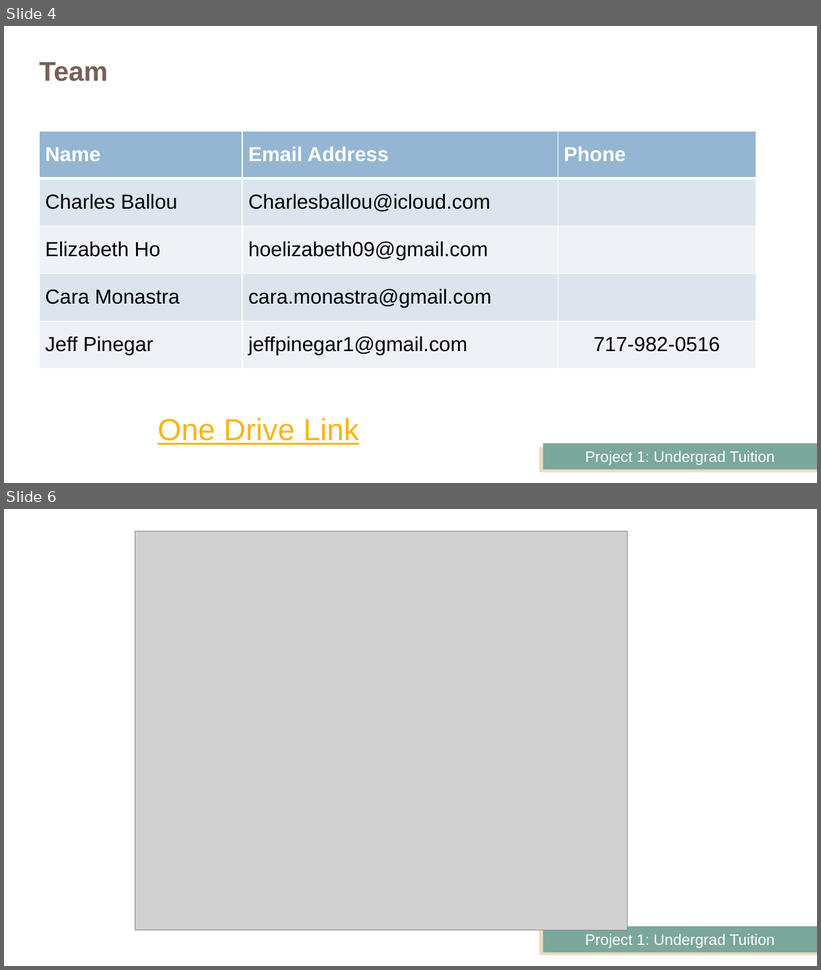
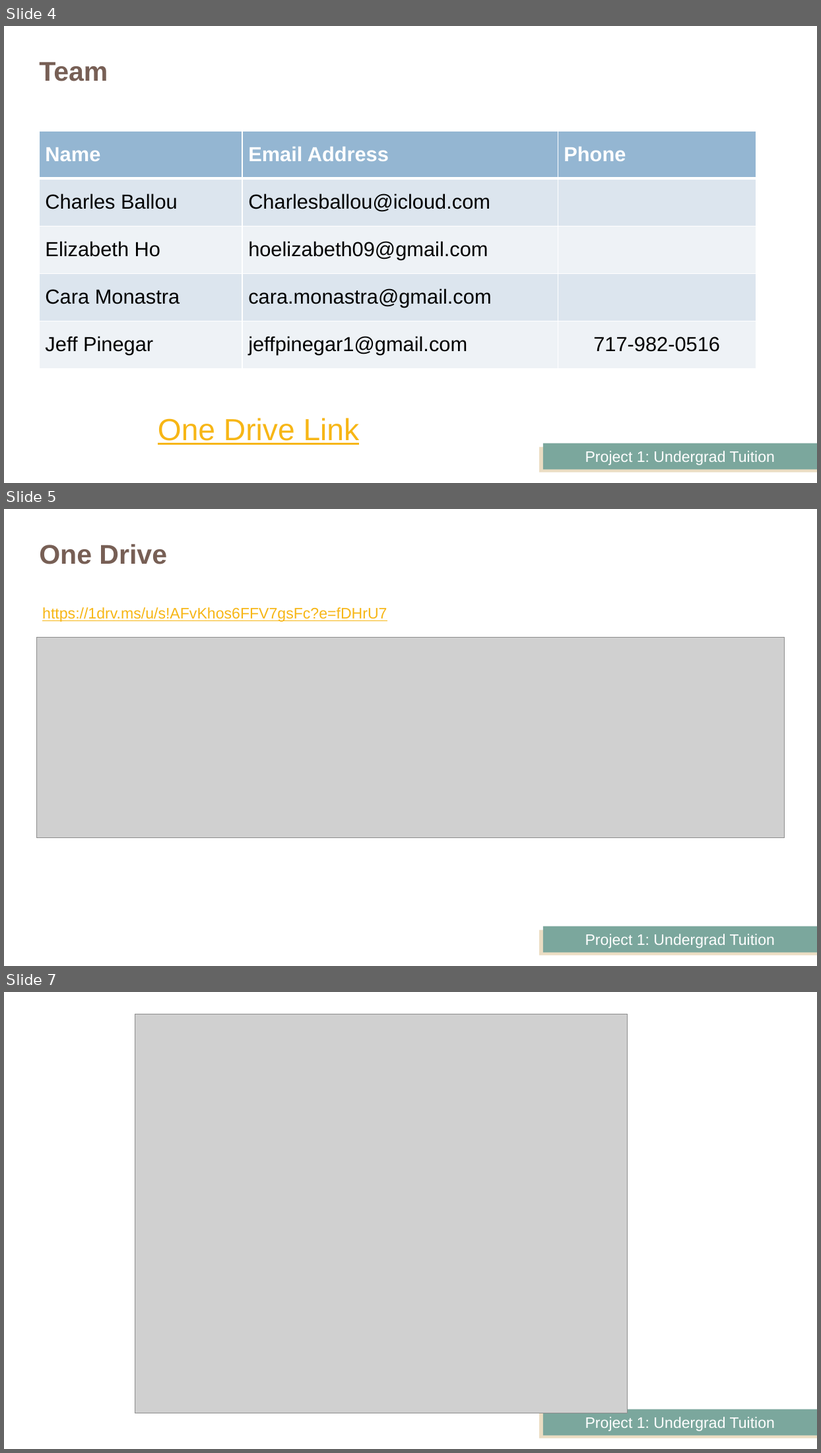
Before and after one commit to JeffPinegar/Proj1_undergraduate, a slide deck: Presentation/Getting Started.pptx. Shown one above the other, each under a label of ours: slides 4 and 6 before the commit, slides 4, 5 and 7 after it; the slides between them are not shown. The pictures are 821x970 and 821x1453 pixels, drawn with LibreOffice and Linux fonts; fonts in the diff are those of the drawing; grey boxes stand for pictures. Boxes give left, top, right and bottom in pixels: in the first picture for what was removed or moved away, otherwise in the second. Text is boxed around its words. In the diff, an @@ line names an element or a change of style, - is before the commit and + after.

```diff
--- a/Presentation/Getting Started.pptx
+++ b/Presentation/Getting Started.pptx
@@ slide 5 added at [4, 509, 817, 966], background #FFFFFF; not listed: 2 template elements that a slide beside it also shows @@
@@ title added at [39, 544, 167, 564], 32 pt, text #775F55, bold @@
+One Drive
@@ text added at [42, 607, 387, 622], 18 pt, text #F7B615, underline @@
+https://1drv.ms/u/s!AFvKhos6FFV7gsFc?e=fDHrU7
@@ picture added at [36, 637, 785, 838] @@
@@ what was slide 6 is now slide 7 @@
```
Also in this commit, not shown: 1 other slide added, 1 other file.
